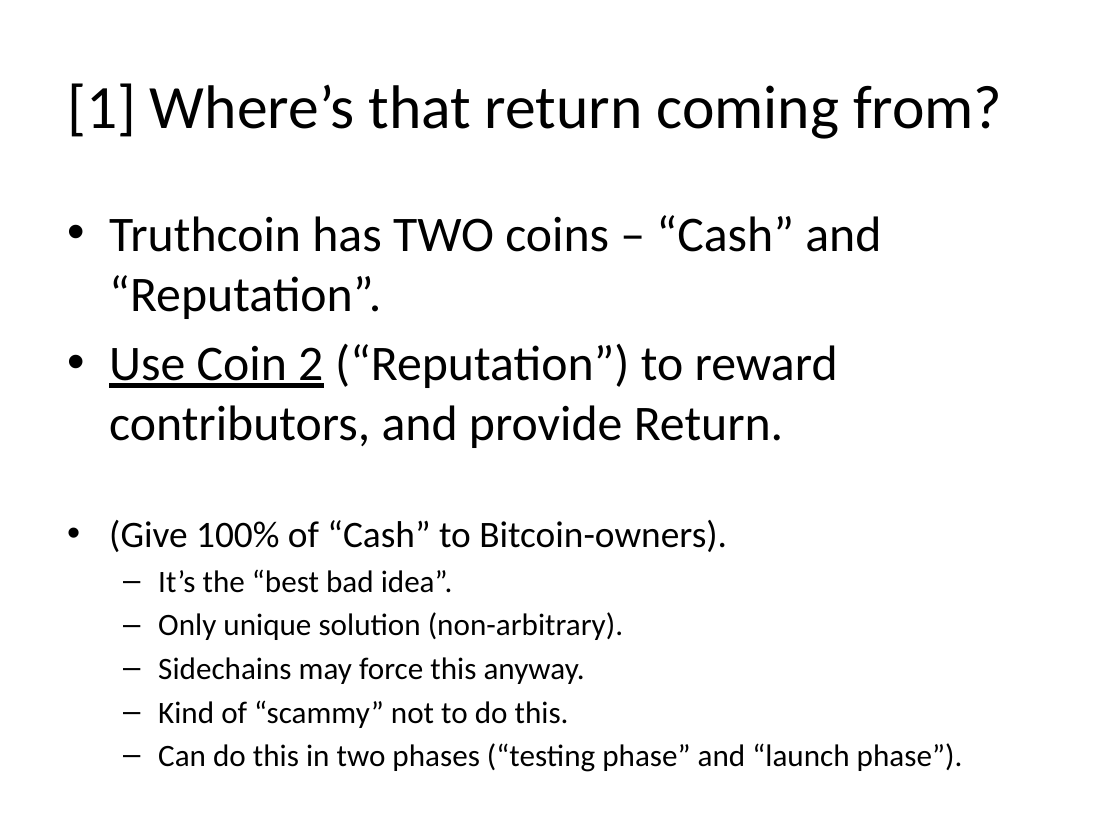
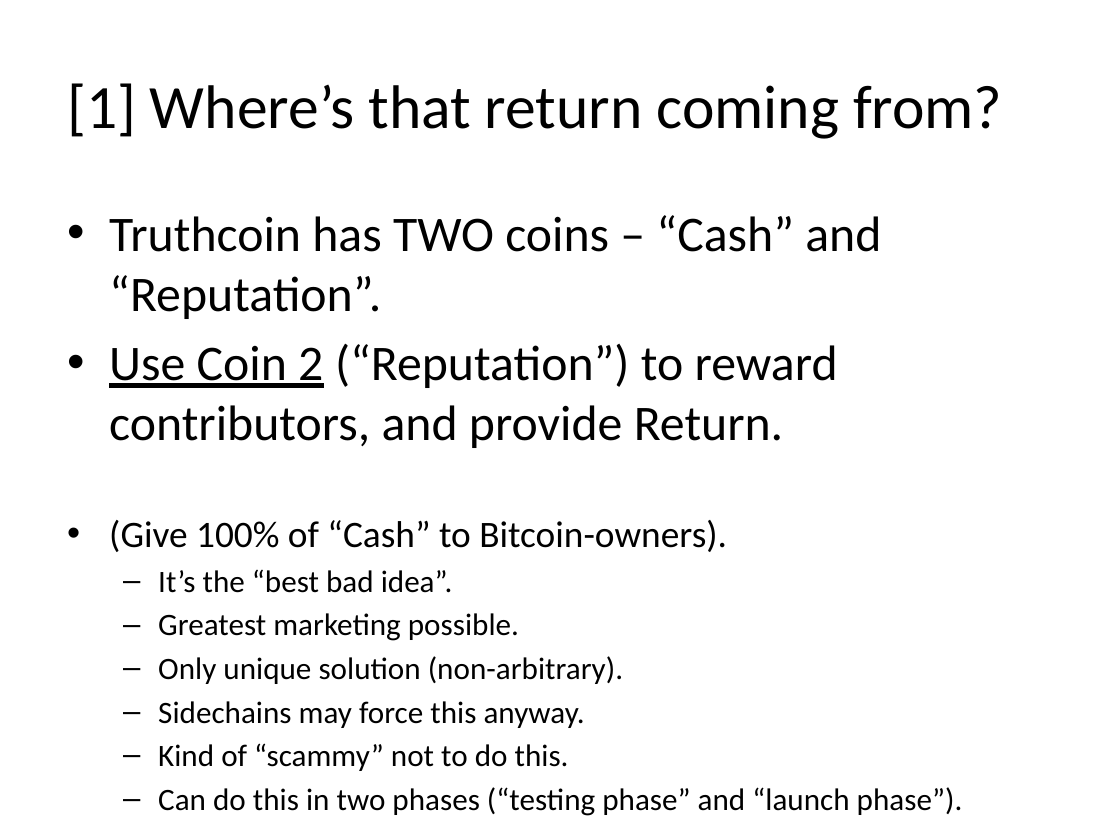
Before and after one commit to psztorc/Truthcoin, a slide deck: slide 4 of docs/TruthcoinValuable.pptx. Drawn at 1120x840 pixels with LibreOffice and Linux fonts; fonts in the diff are those of the drawing. Boxes give left, top, right and bottom in pixels: in the first picture for what was removed or moved away, otherwise in the second. Text is boxed around its words. In the diff, an @@ line names an element or a change of style, - is before the commit and + after.

```diff
--- a/docs/TruthcoinValuable.pptx
+++ b/docs/TruthcoinValuable.pptx
@@ text at <box>158,613,519,641</box>: paragraph added @@
+  – Greatest marketing possible.
```
Also in this commit, not shown: 6 other slides changed, 1 slide added, 1 other file.
